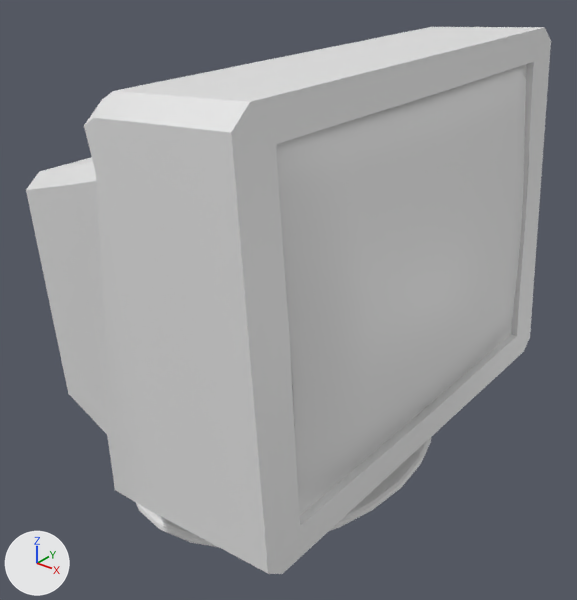
Before and after pictures for a commit that changed the FBX model Assets/3D models/Ordi_ecran_introma.fbx.
Both versions are drawn from a camera (50 mm lens) standing at (2.71, -3.25, 3.14) and looking at (0.15, -0.05, 1.16). The axes (+X, +Y, +Z) are drawn at lower left. The lights are the same throughout. Where no turn or scale is listed for an object, it has been applied to the vertices.
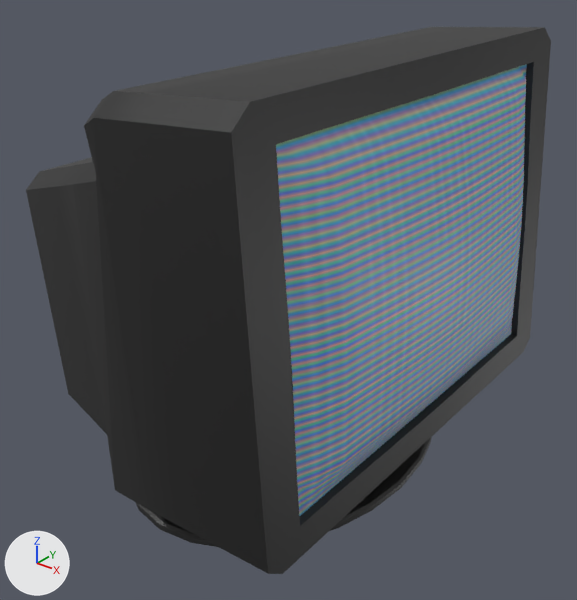
What differs and where, as boxes (x1, y1, x2, y2) in the pictures (577 x 600 px):
part 1 of me_cube, recoloured: (276, 64, 527, 516) in both
part 2 of me_cube, recoloured (grey to black): (26, 27, 551, 574) in both

Edits to the bpy script that builds the scene:
```text
Add img_istockphoto_187872972_612x612_jpg:
    img_istockphoto_187872972_612x612_jpg = load_image('istockphoto-187872972-612x612.jpg', 'istockphoto-187872972-612x612.jpg', 612, 406, 'sRGB')
Add mat_ecran_ordi:
    mat_ecran_ordi = principled_material('ecran_ordi')
    mat_ecran_ordi.texture = img_istockphoto_187872972_612x612_jpg
Add mat_ordi_metal:
    mat_ordi_metal = principled_material('Ordi_metal')
    mat_ordi_metal.base_color = (0.0769, 0.0769, 0.0769)  # dark grey #4e4e4e
    mat_ordi_metal.metallic = 1.0
    mat_ordi_metal.roughness = 0.548
Change me_cube:
    where me_cube.from_pydata(...)  # 934 vertices, 877 faces; spans x -1.07..1.13, y -1.33..1.33, z -1.32..1.07
    used by ob_cube; location = (0.0, 0.0, 1.502)
    me_cube part 1: all 288 faces centred in x 0.91..1.13, y -1.04..1.04, z -0.71..0.86 switch from mat_material (white #e7e7e7) to mat_ecran_ordi (picture img_istockphoto_187872972_612x612_jpg)
    me_cube part 2: 589 of the faces centred in x -1.0..1.07, y -1.33..1.33, z -1.32..1.06 switch from mat_material (white #e7e7e7) to mat_ordi_metal (dark grey #4e4e4e)
```
